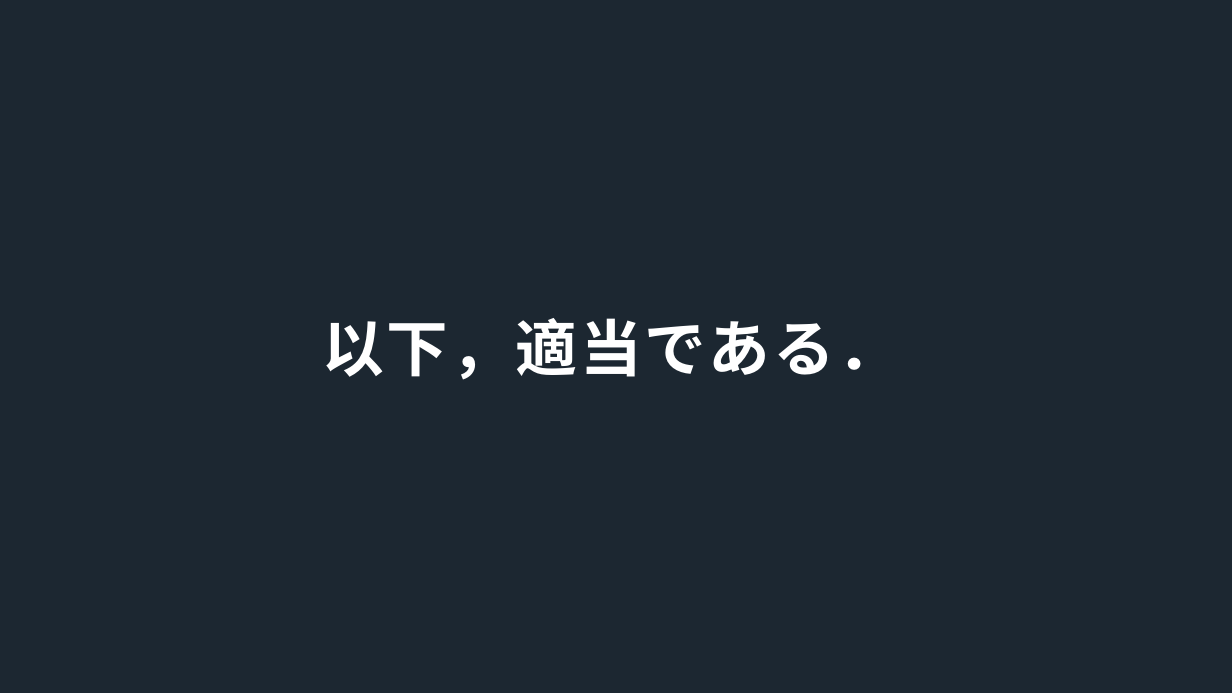
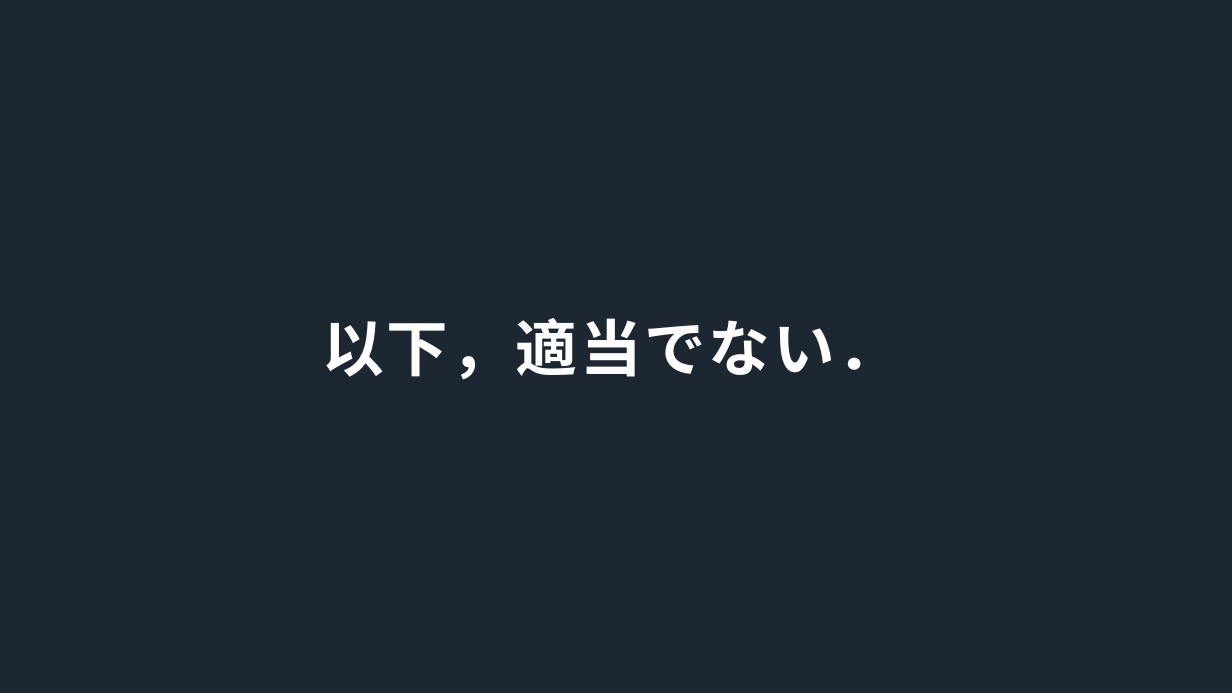
Before and after one commit to Amos2610/Github_training, a slide deck: slide 23 of Github講習会_叩き台.pptx. Drawn at 1232x693 pixels with LibreOffice and Linux fonts; fonts in the diff are those of the drawing. Boxes give left, top, right and bottom in pixels: in the first picture for what was removed or moved away, otherwise in the second. Text is boxed around its words. In the diff, an @@ line names an element or a change of style, - is before the commit and + after.

Commit message:
ppt23ページ目「以下，適当でない」に変更

```diff
--- a/Github講習会_叩き台.pptx
+++ b/Github講習会_叩き台.pptx
@@ title at <box>322,318,899,380</box>: text changed @@
-以下，適当である．
+以下，適当でない．
```
Also in this commit, not shown: 34 other slides changed.
